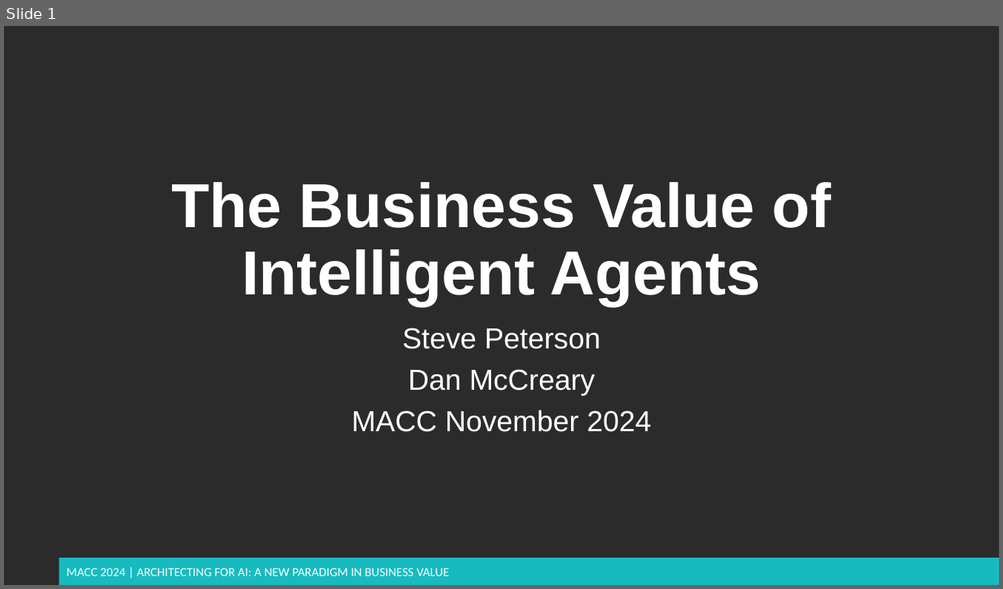
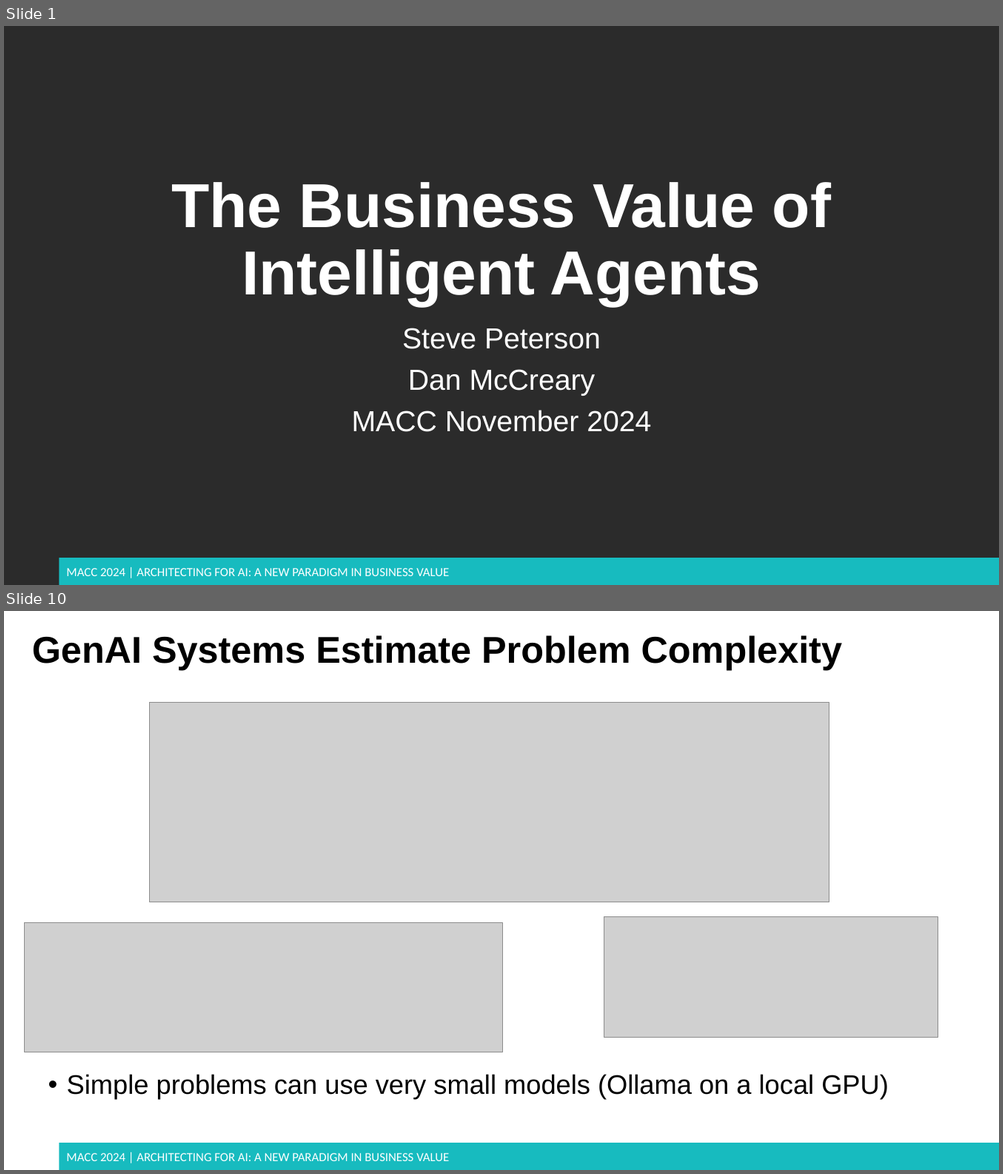
Before and after one commit to dmccreary/genai-arch-patterns, a slide deck: slides/MACC-2024-bv-of-agents.pptx. Shown one above the other, each under a label of ours: slide 1 before the commit, slides 1 and 10 after it; the slides between them are not shown. The pictures are 1003x589 and 1003x1174 pixels, drawn with LibreOffice and Linux fonts; fonts in the diff are those of the drawing; grey boxes stand for pictures; background and template pictures are left out; a plain dark background stands for a picture behind light text. Boxes give left, top, right and bottom in pixels: in the first picture for what was removed or moved away, otherwise in the second. Text is boxed around its words. In the diff, an @@ line names an element or a change of style, - is before the commit and + after.

```diff
--- a/slides/MACC-2024-bv-of-agents.pptx
+++ b/slides/MACC-2024-bv-of-agents.pptx
@@ slide 10 added at <box>4,611,999,1170</box>, background #FFFFFF; not listed: 2 template elements that a slide beside it also shows @@
@@ title added at <box>32,635,842,670</box>, 36 pt, text #000000, bold @@
+GenAI Systems Estimate Problem Complexity
@@ picture added at <box>150,702,829,902</box> @@
@@ picture added at <box>604,917,937,1037</box> @@
@@ picture added at <box>25,923,504,1053</box> @@
@@ text added at <box>67,1074,888,1099</box>, 25.9 pt, text #000000 @@
+• Simple problems can use very small models (Ollama on a local GPU)
```
Also in this commit, not shown: 9 slides changed, 9 other slides added, 1 slide removed, 7 other files.
